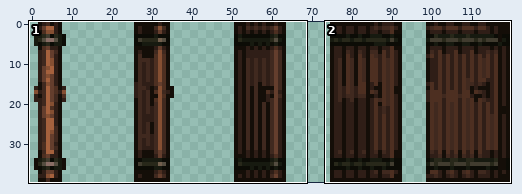
Sprite sheet, stored at content/Entities/Structures/Furniture/Door/door.wood.01.png. Above: a wide view before the commit, with the close-up outlined.
Close-up. The starting point:
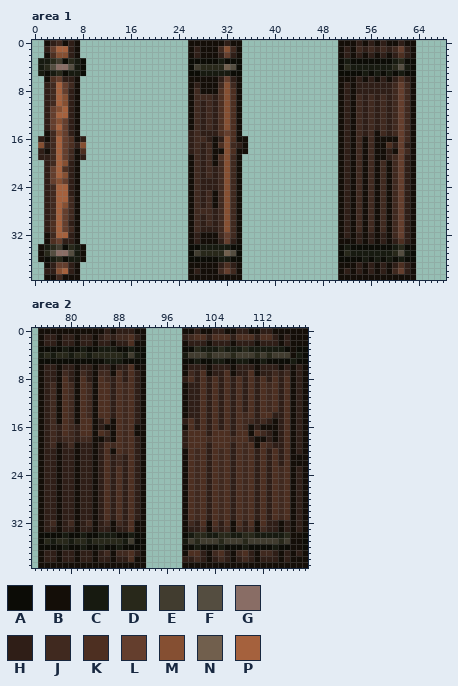
The file is 120x40 pixels. Shown: area 1: x 0..68, y 0..39; area 2: x 74..119, y 0..39.
Palette (. is transparent): A #0c0c06  B #140e08  C #171a10  D #28281a  E #413c2f  F #544d40  G #896d65  H #2f1e17  J #40291f  K #4d2f21  L #643e2d  M #854f32  N #715f4d  P #a5613d
Pixels before, area 1 (only the part around the change), first column x 0:
 0 ..BHJBHB..................BBBBBBHBB................BBBHBHBHBBHBB.....
 1 ..HLPPHB..................BHBBBJMJB................BHBJHJHJHJLHB.....
 2 ..BKMMHB..................BHBBBHLHB................BHBHBHBHBHKHB.....
 3 .CCDEADCA.................AAAAACAAA................ACAAAAAAACDAA.....
 4 .CDFGGFCA.................AEDDDDNFA................ADCCCCCCCDFCA.....
 5 .CACDACCA.................AACCCCCAA................AAAACACACACAA.....
 6 ..BKLHHB..................BBBBBHLHB................BBBHBHBHBHKHB.....
 7 ..HJPLJB..................BHBBBJMJB................BHBHHHHHHJLJB.....
 8 ..HJPLHB..................BJBBBKMKB................BHBHHHHHHJLJB.....
 9 ..HJPMHB..................BJJJHKMKB................BHBJHJHJHJLJB.....
10 ..HJPMHB..................BJHJHKMKB................BHBJHJHJHJLJB.....
11 ..HLMPHB..................BJHJHKMKB................BHBJHJHJHJLJB.....
12 ..HLPPHB..................BJHJHKMKB................BHBJHJHJHJLJB.....
13 ..HLMLHB..................BJHJHKMKB................BHBJHJHJHJLJB.....
14 ..HLPLHB..................BJHJHKMKB................BHBJHJHJHJLJB.....
15 ..BJMLHB..................HJHHHKLKB................BHBJHJBJHJLJB.....
16 .HBJPLKBH.................HJJHBHMKBB...............BHBJBJBBBBLJB.....
17 .MHJPLKHM.................HJHJBKMJHB...............BHBJBJBBKHLHB.....
18 .HBJPLJBK.................HJHJBBMKBB...............BHBJBJBBHBLJB.....
19 .HHJPLJBH.................BJHJBKMJB................BHBJBJBBHJLHB.....
20 ..HJPMHB..................BJHJBJMJB................BHBJBJBJBJLHB.....
21 ..HLPKHB..................BJHJHJMJB................BHBJBJBJBJLHB.....
22 ..HLPMHB..................BJHJHJMJB................BHBJBJBJBJLHB.....
23 ..HLMLHB..................BJHHHJMJB................BHBJBJBJBJLHB.....
24 ..HJPPHB..................BJHHHJMJB................BHBJBJBJBJLHB.....
25 ..HJPPHB..................BJHJBJMJB................BHBJBJBJBJLHB.....
26 ..HJPPJB..................BJHJBJMJB................BHBJBJBJBJLHB.....
27 ..HJPMJB..................BJHJBJMJB................BHBJBJBJBJLHB.....
28 ..HJPLJB..................BJJJHJMJB................BHBJBJBJBJLHB.....
29 ..HJPLJB..................BJHJHJMJB................BHBJBJBJBJLHB.....
30 ..HKPLHB..................BJHJHJMJB................BHBJBJBJBJLHB.....
31 ..HKPLJB..................BJHHHJMJB................BHBJBJBJBJLHB.....
32 ..BJPPHB..................BHBBBJLJB................BHBHBHBHBJLHB.....
33 ..BKLHHB..................BHBBBHLHB................BBBHBHBHBHKHB.....
34 .BCDEADCB.................AACCCCCAA................ACAAAAAAACDAA.....
35 .BDFGGFCB.................AEDDDDNFA................ADCCCCCCCDFCA.....
36 .BACDACCB.................AAAAACCAA................AAAACACACACAA.....
37 ..BHLLHB..................BBBBBHKHB................BBBHBHBHBHKHB.....
38 ..HHMPHB..................BHBBBJLJB................BHBHBHBHBJLHB.....
39 ..BBJBBB..................BBBBBBBBB................BBBBBBBBBBBBB.....
Pixels before, area 2, first column x 75:
 0 BBBBBBBBBBBHBHHHBB......BBHBBHHBBHHBBHHBBBBBB
 1 BHHBHHBHHBHJHJJKHB......HJKKHKKKHKKKHKKHBHBBB
 2 BHHBHHBHHBHHBHHKBB......BHHHBHHHBHHHBHHHBHBBB
 3 AAAACAACAACCCAACAA......AADCCCDCCCDCCCCCCABAA
 4 CDCDDCDDCDDDDDCECA......CEEEDEEEDEEEDEDEEEBCA
 5 AAAAAAAAAAACCCAAAA......AACAACCAACCAACAAAACAA
 6 BHHBHHBHHBHHBHHKBB......BHHHBHHHBHHHBHHHBHBHB
 7 BHHBJHBJHBJJBKHKHB......BJHKBHHKBHHKBHHJHJBHB
 8 BHHBKHBKHBKJHKHKHB......HKHKHKHKHKHKHKHKHKBHB
 9 BHJBKJBKJBKKHKJKHB......BHHKHKHKHKHKHKJKHKBHB
10 BHJBKJBKJBKKHKJKHB......BHHKHKHKHKHKHKJKHKBHB
11 BHJBKJBKJBKKHKJKHB......BHHKHKHKHKHKHKJKHKBHB
12 BHJBKJBKJBKKHKJKHB......BHHKHKHKHKHKHKJKHKBHB
13 BHJBKJBKJBKKHKJKHB......BHHKHKHKHKHKHKJKHKBHB
14 BHJBKJBKJBKKHKJKHB......BHHKHKHKHKJKHKKHHKBHB
15 BHJBKJBKKBHKBKJKHB......HKHKHKHKHKJJHJHBHKBHB
16 BHJHKJHKKBHBBKJKBB......BKHKHKHKHKJBHBBBHKBHB
17 BHJHKJHKKBKJBKJKBB......HKKKHKKKHKKBKJHBHKBHB
18 BHJHJJHJJBBHBKJKHB......HKKKJKKKJKKHBBHBHKBHB
19 BHJBHJBHHBHKJKJKHB......HKKKHKKKHKJKBKJHHKBHB
20 BHHBHHBHHBHKBKJKHB......BKJKHKJKHKJKHKHKHKBHB
21 BHHBHHBHHBHKHJHKHB......BKJKHKJKHKJKHKHKHKBBB
22 BHHBHHBHHBHKHJHKHB......BKJKHKJKHKJKHKHKHKBBB
23 BHHBHHBHHBHKHKHKHB......BKJKHKJKHKJKHKHKJKBHB
24 BHHBHHBHHBHKHKHKHB......BKJKHKJKHKJKHKHKJKBHB
25 BHHBHHBHHBHKHKHKHB......BKJKHKJKHKJKHKHKJKBHB
26 BHHBHHBHHBHKHKHKHB......BKJKHKJKHKJKHKHKJKBHB
27 BHHBHHBHHBHKHKHKHB......BKJKHKJKHKJKHKHKJKBHB
28 BHHBHHBHHBHKHKHKHB......BKJKHKJKHKJKHKHKJKBHB
29 BHHBHHBHHBHKHKHKHB......BKJKHKJKHKJKHKHKJKBHB
30 BHHBHHBHHBHKHKHKHB......BKJKHKJKHKJKHKHKJKBHB
31 BHHBHHBHHBHKHKHKHB......BKJKHKJKHKJKHKHKJKBHB
32 BHJBHJBHJBHJBJHKBB......BJHKBKHKBKHKBKHHBHBHB
33 BHHBHHBHHBHHBHHKBB......BHHJBJHJBJHJBJHHBHBHB
34 AAAACAACAACCCAACAA......ACDDCCDDCCDDCCCCCDBBA
35 ADCDDCDDCDDDDDCEAA......CEDEEEDEEEDEEEEEDEBBA
36 AAAACAACAACAACAAAA......AACAAACAAACAAAACAABBA
37 BHHBHHBHHBHJBJJKHB......BKKHBJKHBJKHBJJHBHBHB
38 BHHBHHBHHBHHBHHKBB......HHJHBHJHBHJHBHHHBHBBB
39 BBBBBBBBBBBBBBBBBB......BBBBBBBBBBBBBBBBBBBBB
New version:
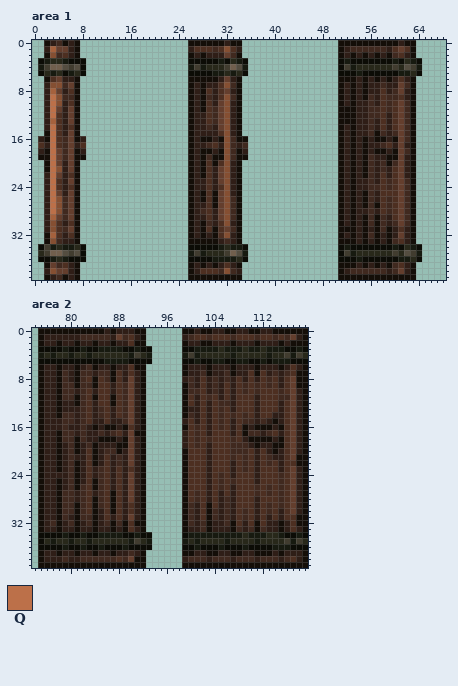
Colours new in this view: Q #bc7049
From old to new:
Changed rows in their new state; - is an unchanged pixel.
Area 1:
first column x 1:
 0 -----------------------------------------------------B-B-B------
 1 --PLL--------------------HKKKJK-KH------------------J-J-J--K-K--
 2 --MJK-----------------------HH--J--------------------------J----
 3 A--DCAA-------------------------DCA-------------------------ADCA
 4 -ENNFEF------------------C-C---ENFC----------------E-DDDDDDEDFEC
 5 AD----D--------------------AA--DCDA------------------CA-A-A--CDA
 7 --MMJL----------------------HHK-----------------------B--J-H----
 8 --PLHK--------------------H-KH-LH---------------------B--K---H--
 9 --QMJJ--------------------HB----J--------------------HB--KJ-KH--
10 --QMHK--------------------HBK-L-H--------------------H---KJK----
11 --QLHL--------------------HBKJL-H------------------B-H--JKJK----
12 --QKHL--------------------H-KJL-H------------------B-H--JK-K----
13 --PKHL--------------------H-KJL-H------------------B-H---K-K----
14 --QKHK--------------------H---L-H--------------------H---K-K----
15 --QKHL-------------------BH----MH--------------------H----------
16 --QKJL-------------------BHBBHB-J--------------------H-H--H-----
17 K-QKJL-K-----------------BH--KH---J------------------H-HHJ------
18 --QLJL-H-----------------BHBBH--J-H------------------H-H--------
19 BBQLJL-B------------------HB--B---B------------------H--HHBB----
20 -BQLHL--------------------HBK-K-H--------------------H--H-------
21 -BQMHL--------------------HBK-L-H--------------------H--H-HK----
22 --QLHK--------------------HBK-L-H--------------------H--HKHK----
23 --QKHL--------------------H-K-L-H--------------------HH-HKJK-J--
24 --QKHK--------------------H-K-K-H--------------------HH-JKJK-J--
25 --QLHL--------------------HBK-L-H--------------------H--HKKK-J--
26 --QMJL--------------------HBK-L----------------------H--HKJK-J--
27 --QMJL--------------------H-K-L----------------------H---KJK-J--
28 --QMJL--------------------H-K-L----------------------HH-HKJK-J--
29 --PLJL--------------------H-K-L----------------------H----HK-J--
30 --MKHK--------------------HB--K-H--------------------H----H--J--
31 --MKJL--------------------HBKBKL-------------------B-H-H---HK---
32 --PKHK----------------------H-KMH----------------------J---H----
33 --MJ----------------------B----J---------------------------J----
34 AECDCCDA-------------------AAA-DCCA-------------------------ADCA
35 DENNFEFA-----------------C-C---ENFC----------------E-DDDDDDEDFEC
36 A---CAAA---------------------C--CDA------------------CA-A-A--CDA
37 --LJK---------------------H-H------------------------------J----
38 --MLL----------------------KKK-M-H------------------JJJJJJH-----
39 --H--H----------------------------------------------------------
Area 2:
first column x 77:
 1 -H--HJJJJ--L--------------J---J---J--JKJLH-
 2 -------------------------B-----------------
 3 -----------C-AC-A-------C----------D----AC-
 4 ------------DCEDC-------CD-DDDCDDD-DCDD-CED
 5 ------------C---A--------------------CCCA--
 6 ------J---------------------------------K--
 7 ------JH---------------H-J---J-----K----KB-
 8 --J--JK---B--L---------J---J-J------J---LB-
 9 H-J--J-------L---------J---J----J-J-----LB-
10 H-J-HJKH-----L---------JJ--J----J-J-K-J-L--
11 H-J--JK---B--L---------K--J-----K---K-JJL--
12 H-HH-JKH--B--L---------K----JJ--K---K---L--
13 H-HHHJKHJ----L--------------J---K---K---L--
14 H-J-HJKHJ----L---------J----J-J---------L--
15 HHJ-HJ-H--HH-L--------------J-----------L--
16 H-JH-JH----HB-H---------J---J---BHB--HB-L--
17 HBJ--JHHJHJ-HL----------J-------BJJHJK--L--
18 HB--B-HH-B-HBL----------J-------HB--BHB-L--
19 H-----J--HHBBL----------J-----JJ-H-HHBB-L--
20 ---J--K--JJBHL----------K---K-JJ-----B--L--
21 ---JH-K------L----------K---K-J-----JH--L--
22 ---J--K------L----------K---K-------J---K--
23 ---J--KHJ---------------K---K-------K-H-L--
24 -H-J--KHJ----L----------K-------K---K---L--
25 ---J--K-J----L----------K-----J-K---K---L--
26 ---J-JK-J----L----------K-------K-J-J---L--
27 --JJHJKHJ-B--L--------------H---K-J-J---L--
28 --JJHJK-J-B--L--------------HJ--K---K---L--
29 --JJ-JK-J-B------------JH-B-HJ--K---J---L--
30 --JJ-JK---B------------JH-BJHJ------J-H-L--
31 --J--JJ------L---------JH-BJHJ--------H-KB-
32 ------------B------------J-H-J----------KB-
33 ------------B-H------------H-H----------K--
34 -----------C-AC-A-------CC--CC---C--DD-AAC-
35 ------------DCEDC------DCDDD-CDD-DCDDD--CED
36 -----------AC---A---------------------CCAA-
37 ---------H-HHJ---------BH--BH--BH--BB---H--
38 -HJ-HJJJJJJKJL---------J-JHJ-JHJ-JHJJJHJKH-
Where, in picture pixels (left, top, right, bottom), the same in both close-ups:
changed: (344, 40, 422, 274)
changed: (38, 46, 86, 280)
changed: (188, 46, 248, 274)
changed: (50, 334, 152, 562)
changed: (188, 334, 308, 562)
